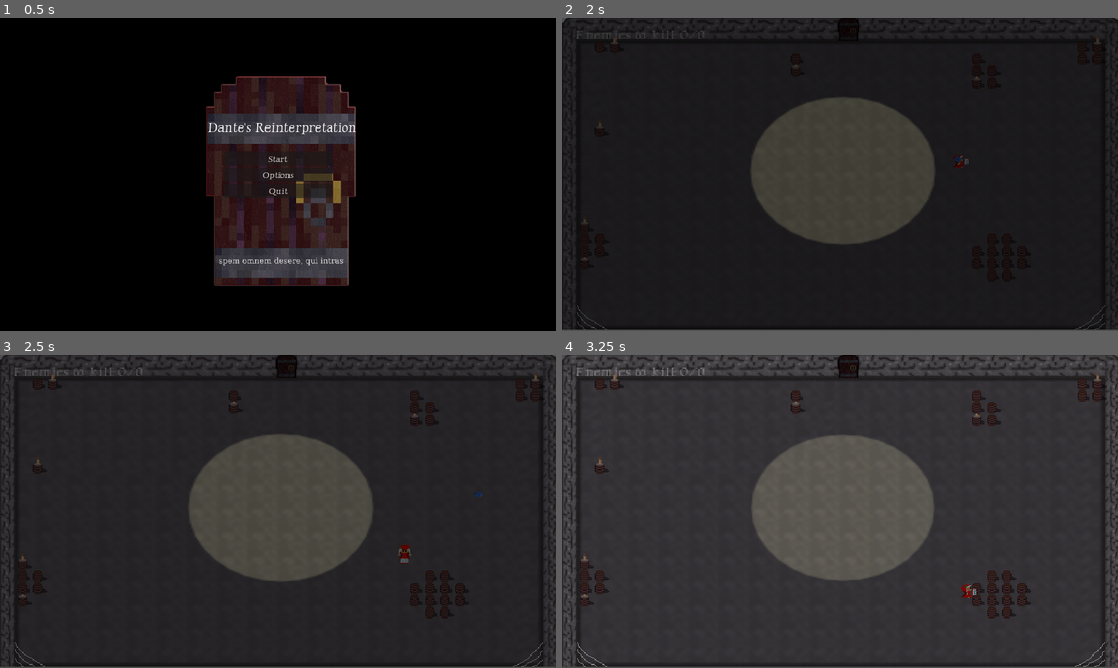
Above: before the commit, frames 1-4 (two rows, left to right).
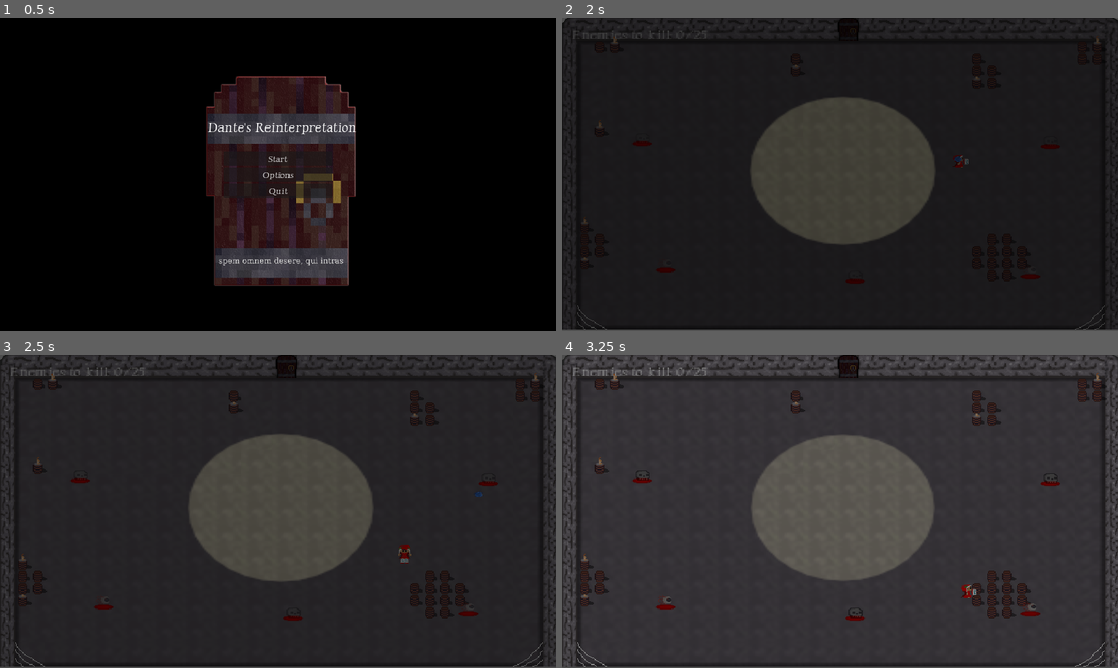
Above: after the commit, the same moments.

Repository: Ivan29020/Dantes-Reinterpretation
Game: Godot game, scene res://Menu/menu.tscn
Two runs of this game, one before a commit and one after it. Both use one fixed random seed, a clock stepped at 60 frames per second and the inputs below. The engine's default icon, where the game draws it, is replaced by a stand-in: a white triangle on a blue panel in a dark square.
Inputs (mouse positions are in pixels of both pictures, inside the frame that each line leads up to):
- Up to frame 1 (0.5 s): no input
- Up to frame 2 (2 s): click "Start" at 0.5 s; tap Enter at 1.25 s; move the mouse to (962, 158) at 1.27 s; press the mouse at (962, 158) at 1.28 s; hold Right (button_right) from 1.28 s (still down)
- Up to frame 3 (2.5 s): move the mouse to (166, 527) at 2.02 s; release Right (button_right) at 2.03 s; release the mouse at (166, 527) at 2.03 s; hold Down (button_down) from 2.03 s (still down); tap Shift (button2) at 2.1 s
- Up to frame 4 (3.25 s): move the mouse to (895, 442) at 2.77 s; release Down (button_down) at 2.78 s; hold Right (button_right) from 2.78 s (still down); tap E (button3) at 2.85 s

Frame 1 is identical in both runs. In frame 2, 0.2% of the frame differs, in the area x 2-90%, y 4-85%; in frame 3, 0.3%; in frame 4, 0.5%, in the area x 1-90%, y 4-85%.

Commit message:
Bufix234432

Diff:
--- a/Scena/piano_1.tscn
+++ b/Scena/piano_1.tscn
@@ -1,8 +1,68 @@
-[gd_scene load_steps=2 format=3 uid="uid://da06v0r6xyjpt"]
+[gd_scene load_steps=3 format=3 uid="uid://da06v0r6xyjpt"]
 
 [ext_resource type="PackedScene" uid="uid://bh0juf18k6xbo" path="res://Scena/piano_base.tscn" id="1_i5kqp"]
+[ext_resource type="PackedScene" uid="uid://l8n6m8hpus4q" path="res://Sistemi/Spawner.tscn" id="2_u5fal"]
 
 [node name="Piano_base" instance=ExtResource("1_i5kqp")]
 
 [node name="Giocatore" parent="." index="2"]
 position = Vector2(297, 192)
+
+[node name="Killcounter" parent="." index="3"]
+obbiettivo = 25
+obbiettivo_hard = 25
+
+[node name="Spawner" parent="." index="7" instance=ExtResource("2_u5fal")]
+position = Vector2(84, 160)
+time = 0.5
+id = 2
+
+[node name="Spawner2" parent="." index="8" instance=ExtResource("2_u5fal")]
+position = Vector2(517, 164)
+time = 0.5
+id = 2
+
+[node name="Spawner3" parent="." index="9" instance=ExtResource("2_u5fal")]
+position = Vector2(496, 337)
+time = 0.5
+id = 3
+
+[node name="Spawner4" parent="." index="10" instance=ExtResource("2_u5fal")]
+position = Vector2(310, 343)
+time = 0.5
+id = 2
+
+[node name="Spawner5" parent="." index="11" instance=ExtResource("2_u5fal")]
+position = Vector2(109, 328)
+time = 0.5
+id = 3
+
+[node name="Spawner6" parent="." index="12" instance=ExtResource("2_u5fal")]
+position = Vector2(521, 68)
+time = 0.5
+id = 3
+hard_mode = true
+
+[node name="Spawner7" parent="." index="13" instance=ExtResource("2_u5fal")]
+position = Vector2(392, 68)
+time = 0.5
+id = 2
+hard_mode = true
+
+[node name="Spawner8" parent="." index="14" instance=ExtResource("2_u5fal")]
+position = Vector2(188, 68)
+time = 0.5
+id = 2
+hard_mode = true
+
+[node name="Spawner9" parent="." index="15" instance=ExtResource("2_u5fal")]
+position = Vector2(71, 75)
+time = 0.5
+id = 3
+hard_mode = true
+
+[node name="Spawner10" parent="." index="16" instance=ExtResource("2_u5fal")]
+position = Vector2(302, 64)
+time = 0.5
+id = 2
+hard_mode = true
Not shown, changed: export_presets.cfg
